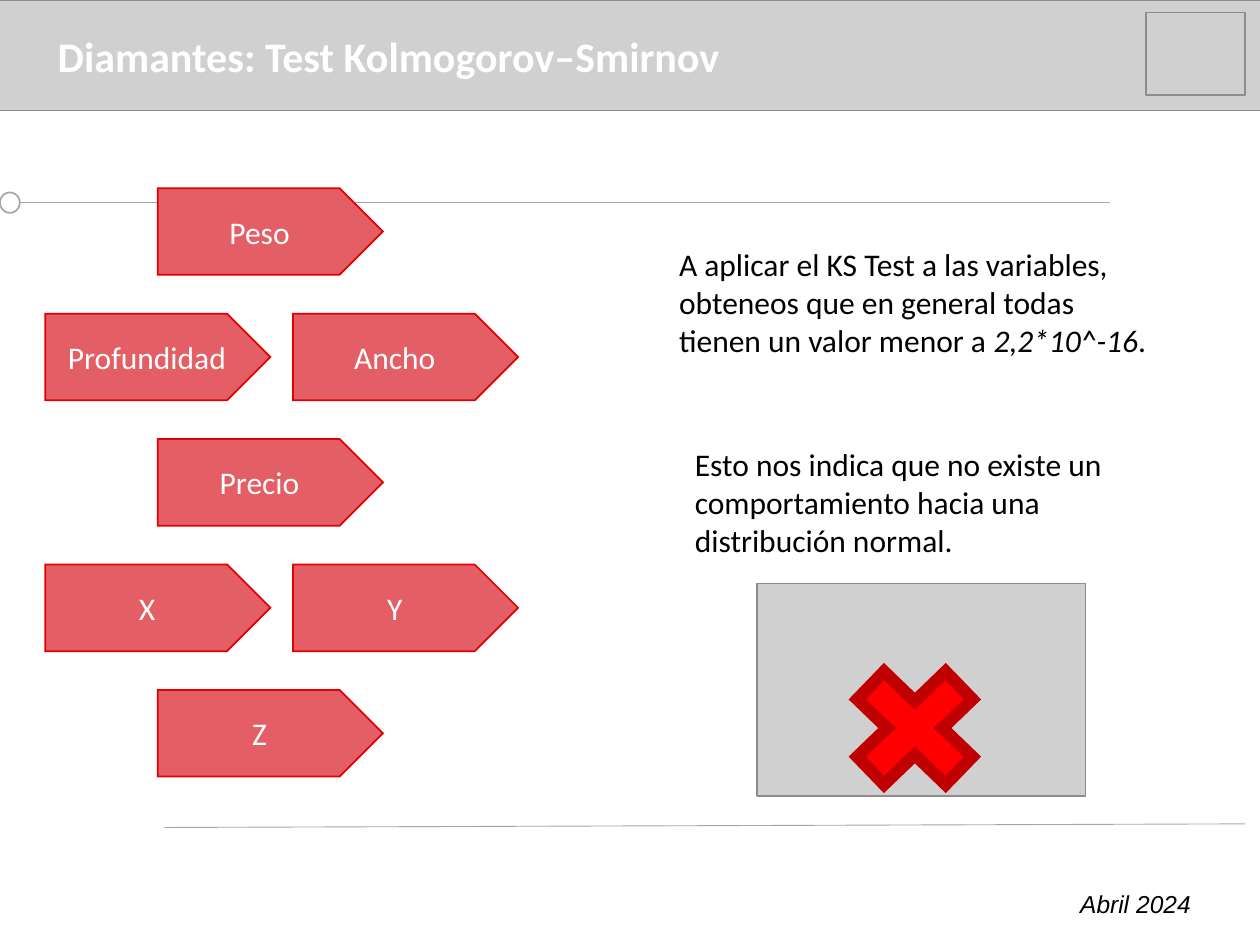
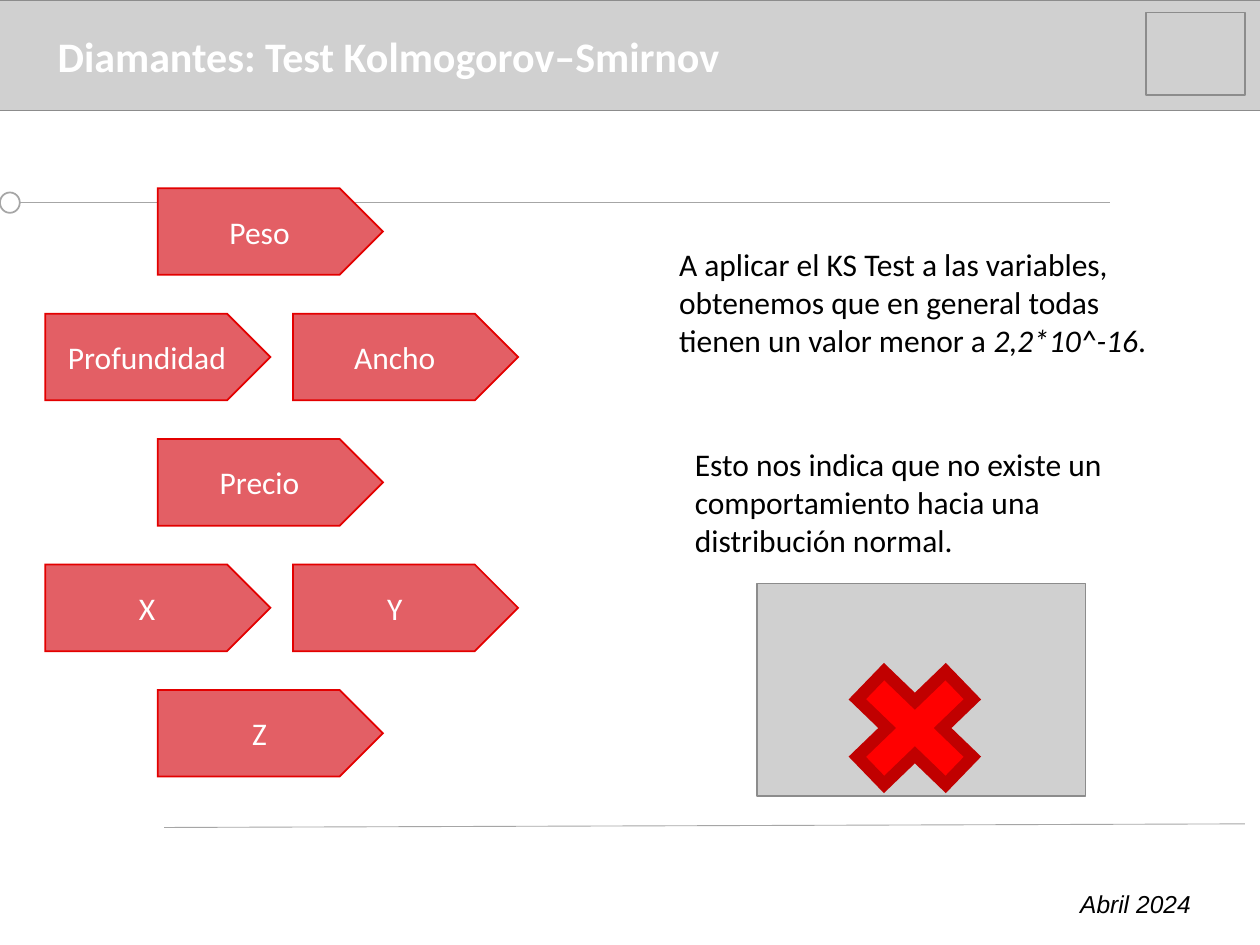
Before and after one commit to IgnGGA/grupo9, a slide deck: slide 10 of presentacionMineriaDeDatos.pptx. Drawn at 1260x945 pixels with LibreOffice and Linux fonts; fonts in the diff are those of the drawing; grey boxes stand for pictures. Boxes give left, top, right and bottom in pixels: in the first picture for what was removed or moved away, otherwise in the second. Text is boxed around its words. In the diff, an @@ line names an element or a change of style, - is before the commit and + after.

```diff
--- a/presentacionMineriaDeDatos.pptx
+++ b/presentacionMineriaDeDatos.pptx
@@ text at [679,254,1147,356]: text changed @@
-A aplicar el KS Test a las variables, obteneos que en general todas tienen un valor menor a 2,2*10^-16.
+A aplicar el KS Test a las variables, obtenemos que en general todas tienen un valor menor a 2,2*10^-16.
```
Also in this commit, not shown: 6 other slides changed, 8 slides added, 10 other files.
